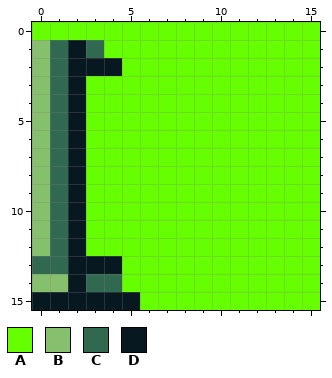
Two versions of one pixel-art file, assets/sprites/Sprite-0014.aseprite. That is the earlier state.
16x16 pixels, 1 frame.
Palette (. is transparent): A #65ff00  B #86c06c  C #306850  D #071821
Pixels before, first column x 0:
 0 AAAAAAAAAAAAAAAA
 1 BCDCAAAAAAAAAAAA
 2 BCDDDAAAAAAAAAAA
 3 BCDAAAAAAAAAAAAA
 4 BCDAAAAAAAAAAAAA
 5 BCDAAAAAAAAAAAAA
 6 BCDAAAAAAAAAAAAA
 7 BCDAAAAAAAAAAAAA
 8 BCDAAAAAAAAAAAAA
 9 BCDAAAAAAAAAAAAA
10 BCDAAAAAAAAAAAAA
11 BCDAAAAAAAAAAAAA
12 BCDAAAAAAAAAAAAA
13 CCDDDAAAAAAAAAAA
14 BBDCCAAAAAAAAAAA
15 DDDDDDAAAAAAAAAA
After:
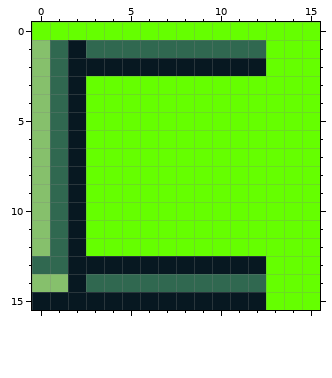
From old to new:
Changed rows in their new state; - is an unchanged pixel.
first column x 4:
 1 CCCCCCCCC
 2 -DDDDDDDD
first column x 5:
13 DDDDDDDD
14 CCCCCCCC
15 -DDDDDDD
